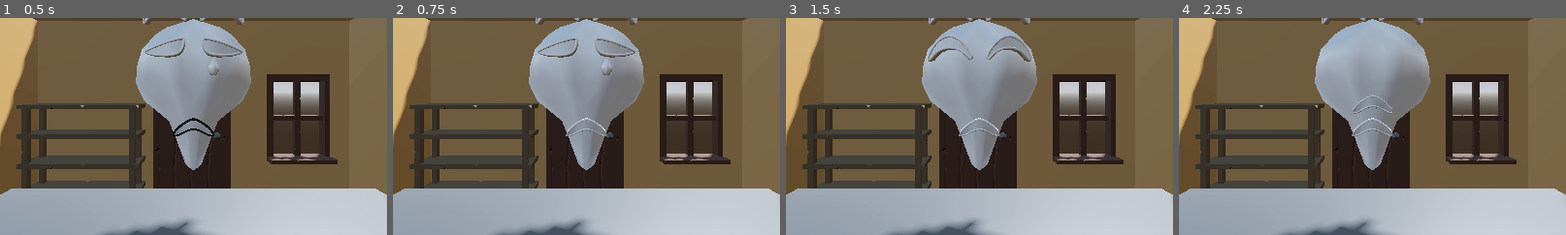
Above: before the commit, frames 1-4 (left to right).
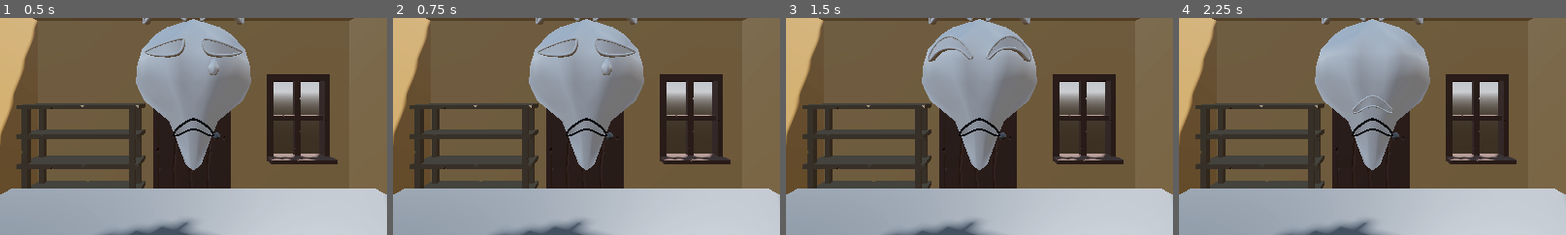
Above: after the commit, the same moments.

Repository: Xzaver/Bausparvertrag-GGJam-2026
Game: Godot game, scene res://game/game.tscn
The game is run twice, just before and just after one commit, with the same random seed, the same clock (stepped at 60 frames per second) and the same inputs.
Inputs:
- Up to frame 1 (0.5 s): no input
- Up to frame 2 (0.75 s): click "EYES SAD #FFFFFF" at 0.5 s
- Up to frame 3 (1.5 s): click "EYES HAPPY #FFFFFF" at 1.25 s
- Up to frame 4 (2.25 s): click "EYES ANGRY #FFFFFF" at 2 s
The pictures show only the part of the screen within x 25-75%, y 33-83%; the shares and areas given below are measured in that part.

Frame 1 is identical in both runs. In frame 2, 0.2% of the frame differs, in the area x 44-56%, y 45-55%; in frame 3, 0.2%; in frame 4, 0.2%.

Commit message:
Connected Finallize signal

Diff:
--- a/game/game.tscn
+++ b/game/game.tscn
@@ -142,6 +142,7 @@
 
 [node name="UI_FrontEnd_Node" parent="." unique_id=1647626456 instance=ExtResource("5_dakft")]
 
+[connection signal="mask_process_finished" from="UI_FrontEnd_Node" to="MaskConstructor" method="FinalizeConstruct"]
 [connection signal="mask_selection_changed" from="UI_FrontEnd_Node" to="MaskConstructor" method="updateMaskProperty"]
 
 [editable path="MaskConstructor"]
--- a/game/maskContructor/maskConstructor.gd
+++ b/game/maskContructor/maskConstructor.gd
@@ -57,6 +57,13 @@
 var colorizeable_TOP :Array[MeshInstance3D]
 var colorizeable_SHAPE :Array[MeshInstance3D]
 
+var colorList :Dictionary = {
+	"EYES": null,
+	"MOUTH": null,
+	"TOP": null,
+	"SHAPE": null
+}
+
 func _ready() -> void:
 
 	eyePos = eyePosRef.global_position
@@ -88,6 +95,16 @@
 
 	instanced_shape = PlaceSceneToSlot(MaskComponent.SLOT.SHAPE, GetEmotionShape(maskData.shape))
 	colorizeable_SHAPE = getMeshestoChangeColor(instanced_shape)
+
+	var meshes :Array[Array] = [colorizeable_EYES, colorizeable_MOUTH, colorizeable_TOP, colorizeable_SHAPE]
+
+	for i in colorList.size():
+
+		var key : String = colorList.keys()[i]
+
+		if colorList[key] != null:
+
+			_apply_color(meshes[i],colorList[key])
 
 
 func GetEmotionEyes(emotion : MaskComponent.EMOTIONS) -> PackedScene:
@@ -168,6 +185,8 @@
 	else:
 		currentMaskData = maskdatafrommanager
 		renderMask(currentMaskData)
+
+
 func updateMaskProperty(
 	slot: MaskComponent.SLOT,
 	emotion: MaskComponent.EMOTIONS,
@@ -181,23 +200,22 @@
 	match slot:
 		MaskComponent.SLOT.EYES:
 			currentMaskData.eyes = emotion
-			renderMask(currentMaskData)
-			_apply_color(colorizeable_EYES, colorToChange)
+			colorList["EYES"] = colorToChange
 
 		MaskComponent.SLOT.MOUTH:
 			currentMaskData.mouth = emotion
-			renderMask(currentMaskData)
-			_apply_color(colorizeable_MOUTH, colorToChange)
+			colorList["MOUTH"] = colorToChange
 
 		MaskComponent.SLOT.TOP:
 			currentMaskData.top = emotion
-			renderMask(currentMaskData)
-			_apply_color(colorizeable_TOP, colorToChange)
+			colorList["TOP"] = colorToChange
 
 		MaskComponent.SLOT.SHAPE:
 			currentMaskData.shape = emotion
-			renderMask(currentMaskData)
-			_apply_color(colorizeable_SHAPE, colorToChange)
+			colorList["SHAPE"] = colorToChange
+
+	renderMask(currentMaskData)
+
 
 func _apply_color(
 	meshes: Array[MeshInstance3D],
@@ -205,6 +223,8 @@
 ) -> void:
 	if meshes.is_empty():
 		return
+	if color == null:
+		return
 
 	var mat := meshes[0].get_surface_override_material(0)
 	if mat == null:
@@ -219,3 +239,18 @@
 
 	var componentData :MaskComponent = instancedComponent.get_child(0)
 	return componentData.colorizeableMeshes
+
+func clearColors():
+
+	for i in colorList:
+
+		i = null
+
+
+func FinalizeConstruct(toDiscard:Dictionary):
+
+	toDiscard.clear()
+
+	clearColors()
+	FinalizeMask.emit(currentMaskData)
+	clearBuilder()
